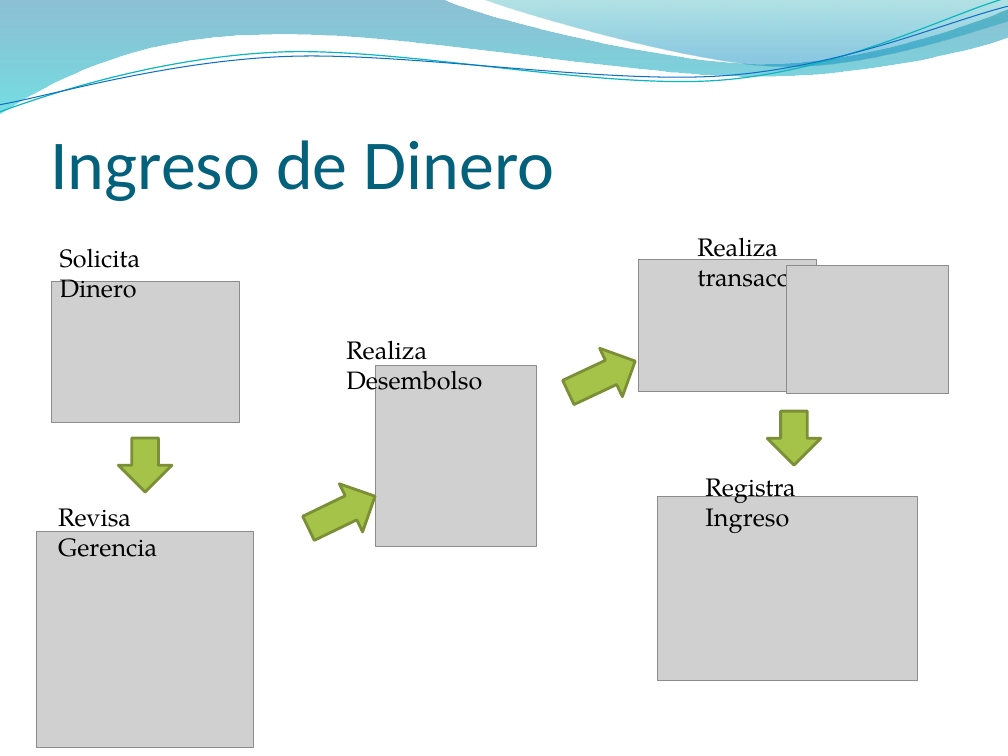
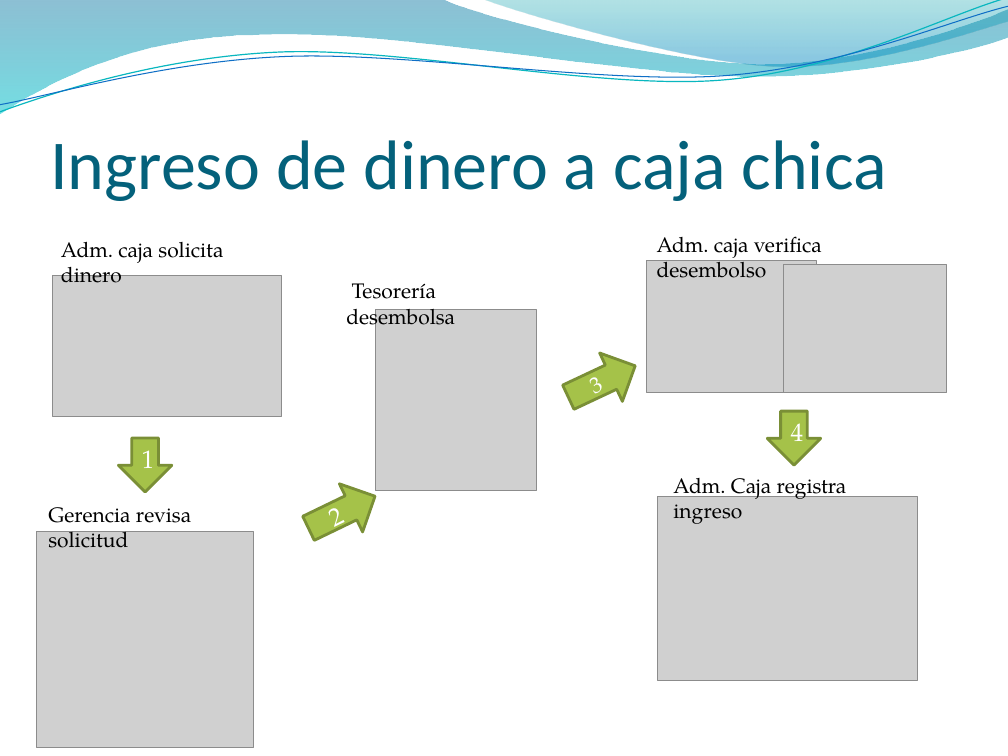
Before and after one commit to camiloreynaga/mech, a slide deck: slide 4 of Presentaciones/Proceso de Cajas chicas.pptx (slide 2 before the commit). Drawn at 1008x756 pixels with LibreOffice and Linux fonts; fonts in the diff are those of the drawing; grey boxes stand for pictures; background and template pictures are left out. Boxes give left, top, right and bottom in pixels: in the first picture for what was removed or moved away, otherwise in the second. Text is boxed around its words. In the diff, an @@ line names an element or a change of style, - is before the commit and + after.

Commit message:
frm ss

```diff
--- a/Presentaciones/Proceso de Cajas chicas.pptx
+++ b/Presentaciones/Proceso de Cajas chicas.pptx
@@ title at <box>50,140,887,201</box>: text changed @@
-Ingreso de Dinero
+Ingreso de dinero a caja chica
@@ text at <box>657,236,822,278</box>: text changed; size 18 to 15 pt @@
-Realiza transacción
+Adm. caja verifica desembolso
@@ text at <box>61,241,223,283</box>: text changed; size 18 to 15 pt @@
-Solicita Dinero
+Adm. caja solicita dinero
@@ picture: place and size @@
-picture at <box>639,259,816,391</box>
+picture at <box>646,261,815,393</box>
@@ picture: place and size @@
-picture at <box>51,281,240,422</box>
+picture at <box>52,275,281,416</box>
@@ text at <box>346,283,455,332</box>: text changed; size 18 to 15 pt @@
-Realiza Desembolso
+Tesorería desembolsa
@@ picture: place and size @@
-picture at <box>376,366,536,546</box>
+picture at <box>376,309,536,490</box>
@@ right arrow "3": place and size @@
-right arrow "3" at <box>557,337,646,416</box>
+right arrow "3" at <box>557,342,646,421</box>
@@ text in right arrow at <box>594,371,604,404</box>: text added @@
+3
@@ text in down arrow at <box>791,423,804,441</box>: text added @@
+4
@@ text in down arrow at <box>142,450,155,468</box>: text added @@
+1
@@ text at <box>673,478,847,524</box>: text changed; size 18 to 15 pt @@
-Registra Ingreso
+Adm. Caja registra ingreso
@@ text at <box>48,507,191,548</box>: text changed; size 18 to 15 pt @@
-Revisa Gerencia
+Gerencia revisa solicitud
@@ text in right arrow at <box>334,500,345,536</box>: text added @@
+2
```
Also in this commit, not shown: 1 other slide changed, 5 slides added.
